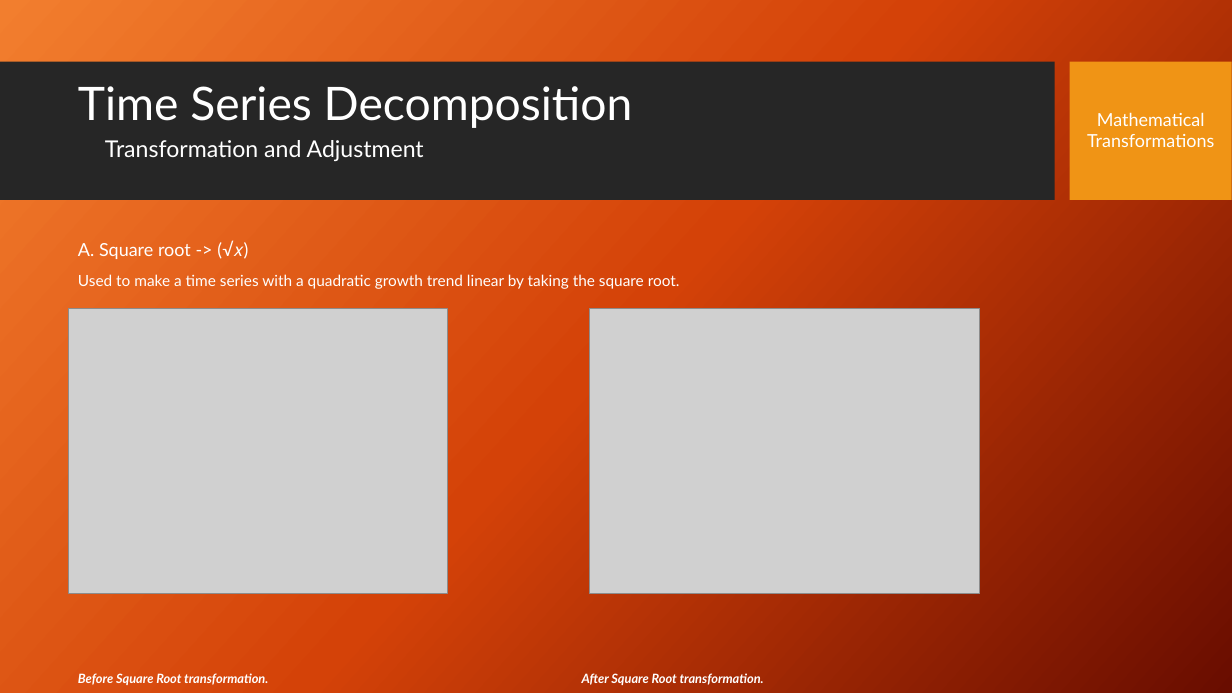
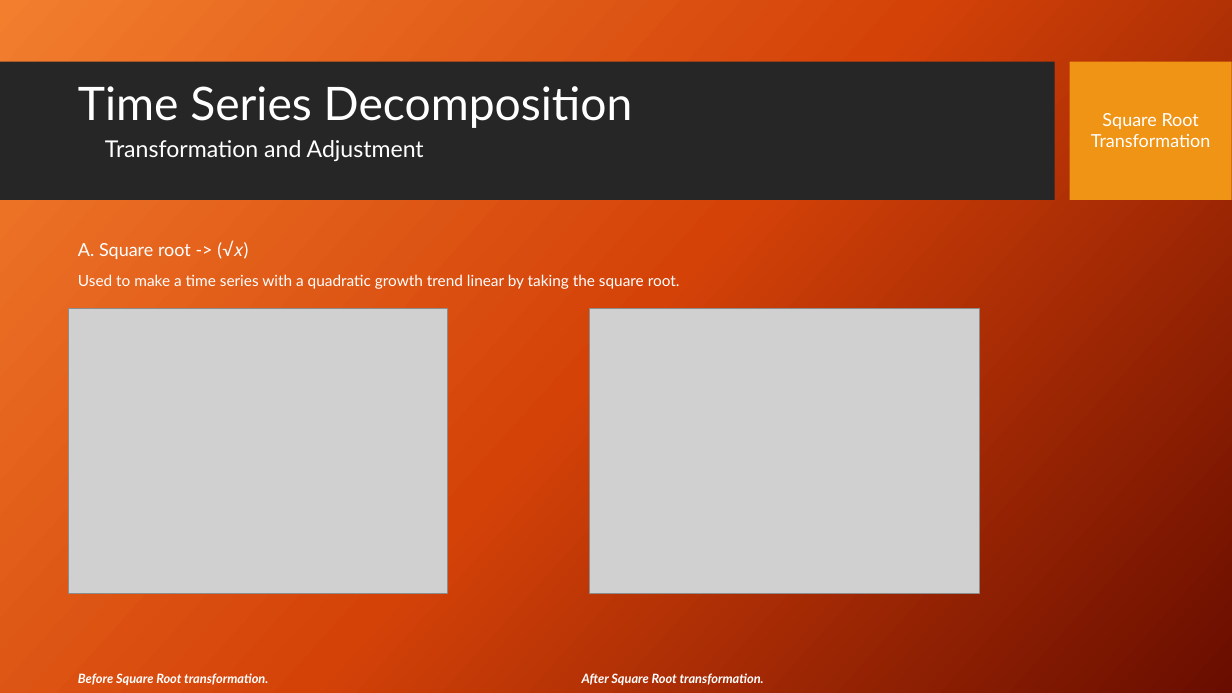
Before and after one commit to stephen-haslett/data-624, a slide deck: slide 3 of Data624TimeSeriesDecompPresentation.pptx. Drawn at 1232x693 pixels with LibreOffice and Linux fonts; fonts in the diff are those of the drawing; grey boxes stand for pictures; background and template pictures are left out. Boxes give left, top, right and bottom in pixels: in the first picture for what was removed or moved away, otherwise in the second. Text is boxed around its words. In the diff, an @@ line names an element or a change of style, - is before the commit and + after.

Commit message:
Finishing transformations section

```diff
--- a/Data624TimeSeriesDecompPresentation.pptx
+++ b/Data624TimeSeriesDecompPresentation.pptx
@@ text at (1091,113,1211,147): text changed @@
-Mathematical
-Transformations
+Square Root
+Transformation
```
Also in this commit, not shown: 5 other slides changed, 3 slides added.
